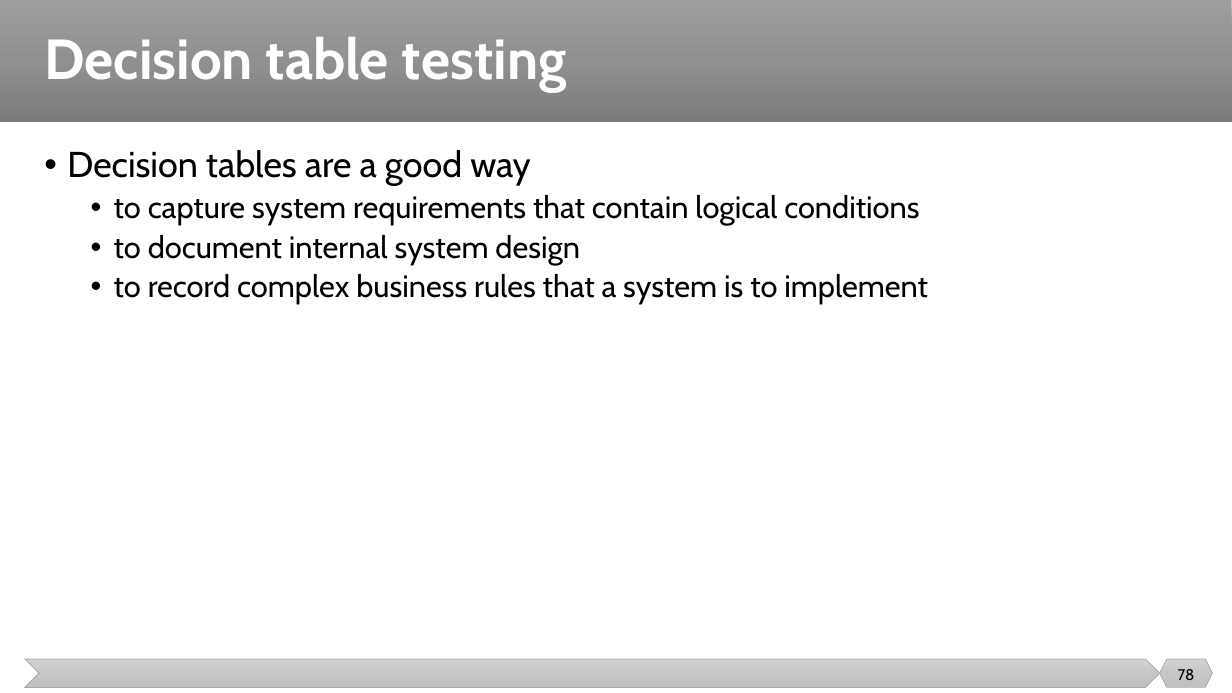
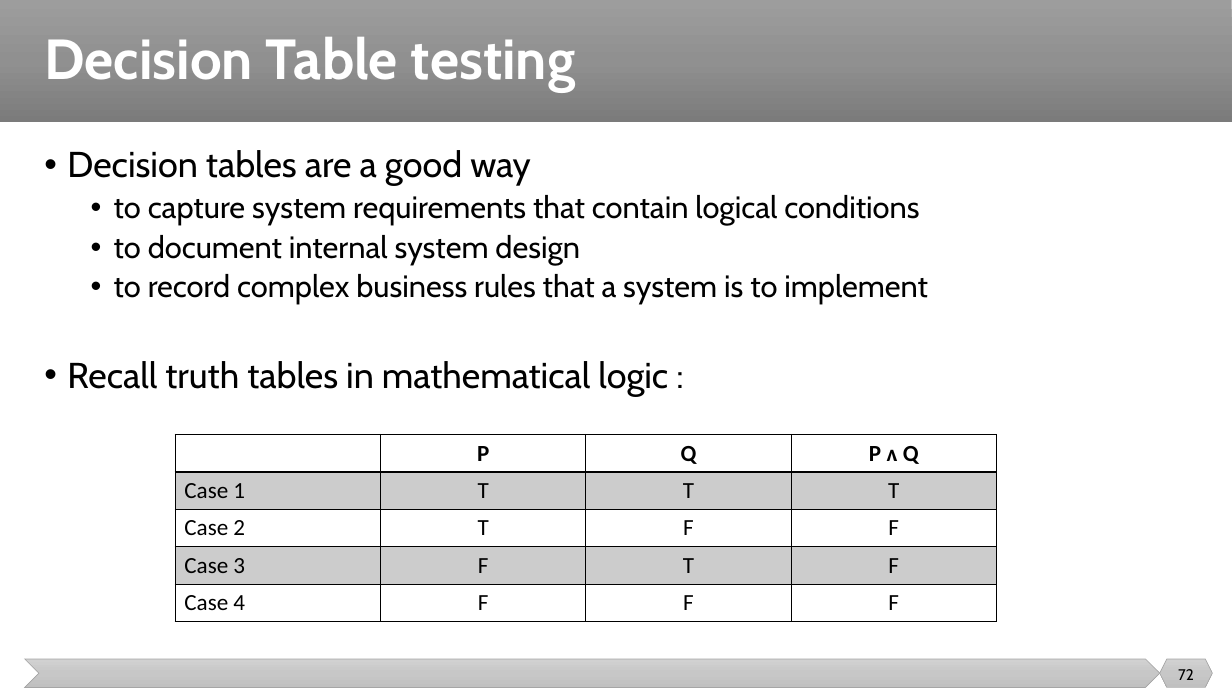
Before and after one commit to malenezi/malenezi, a slide deck: slide 72 of SE401/Lectures/7-Test Design Techniques/Test Design Techniques.pptx (slide 78 before the commit). Drawn at 1232x693 pixels with LibreOffice and Linux fonts; fonts in the diff are those of the drawing. Boxes give left, top, right and bottom in pixels: in the first picture for what was removed or moved away, otherwise in the second. Text is boxed around its words. In the diff, an @@ line names an element or a change of style, - is before the commit and + after.

```diff
--- a/SE401/Lectures/7-Test Design Techniques/Test Design Techniques.pptx
+++ b/SE401/Lectures/7-Test Design Techniques/Test Design Techniques.pptx
@@ title at (44,37,576,92): text changed @@
-Decision table testing
+Decision Table testing
@@ text at (67,361,668,396): paragraph added @@
+• Recall truth tables in mathematical logic :
@@ table added at (176,434,996,622), 5 rows, 4 columns @@
+ | P | Q | P ᴧ Q
+Case 1 | T | T | T
+Case 2 | T | F | F
+Case 3 | F | T | F
+Case 4 | F | F | F
@@ page number at (1178,669,1194,680): text changed @@
-78
+72
```
Also in this commit, not shown: 30 other slides changed, 7 slides removed, 6 other files.
